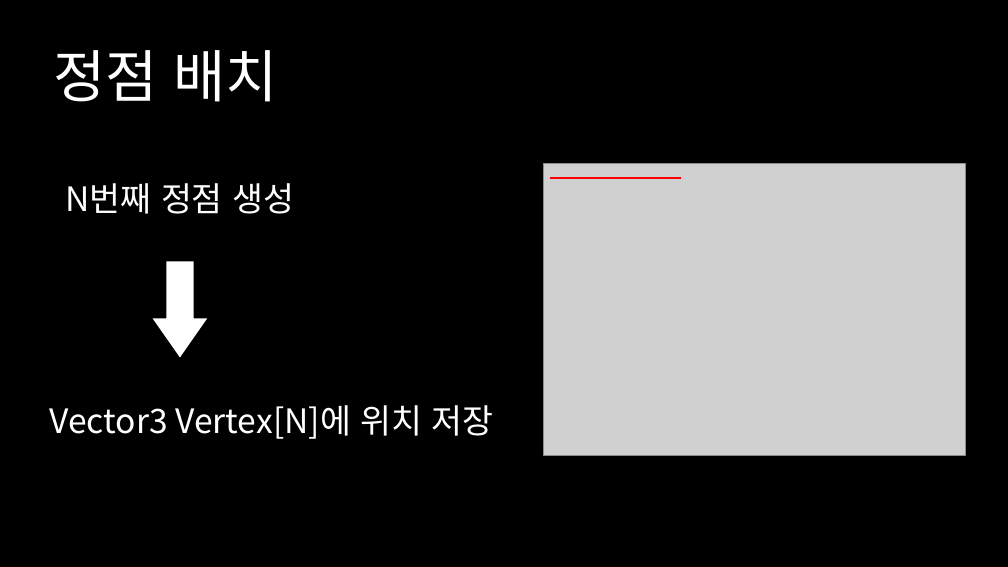
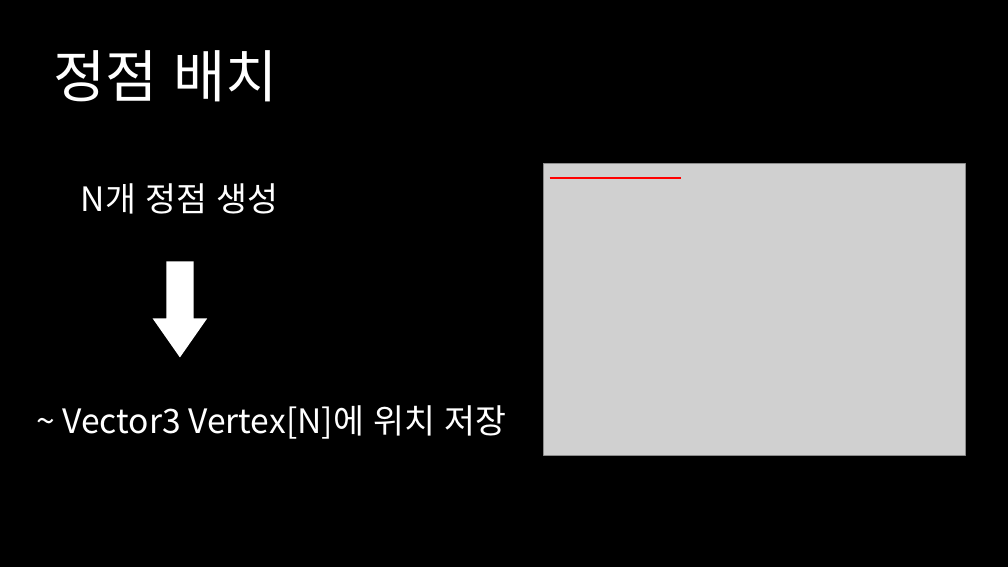
Before and after one commit to seoil0404/Dijkstra, a slide deck: slide 15 of 데이크스트라.pptx. Drawn at 1008x567 pixels with LibreOffice and Linux fonts; fonts in the diff are those of the drawing; grey boxes stand for pictures. Boxes give left, top, right and bottom in pixels: in the first picture for what was removed or moved away, otherwise in the second. Text is boxed around its words. In the diff, an @@ line names an element or a change of style, - is before the commit and + after.

```diff
--- a/데이크스트라.pptx
+++ b/데이크스트라.pptx
@@ text at (81, 183, 279, 214): text changed @@
-N번째 정점 생성
+N개 정점 생성
@@ text at (62, 405, 507, 439): text changed @@
-Vector3 Vertex[N]에 위치 저장
+~ Vector3 Vertex[N]에 위치 저장
```
Also in this commit, not shown: 1 other slide changed, 2 other files.
